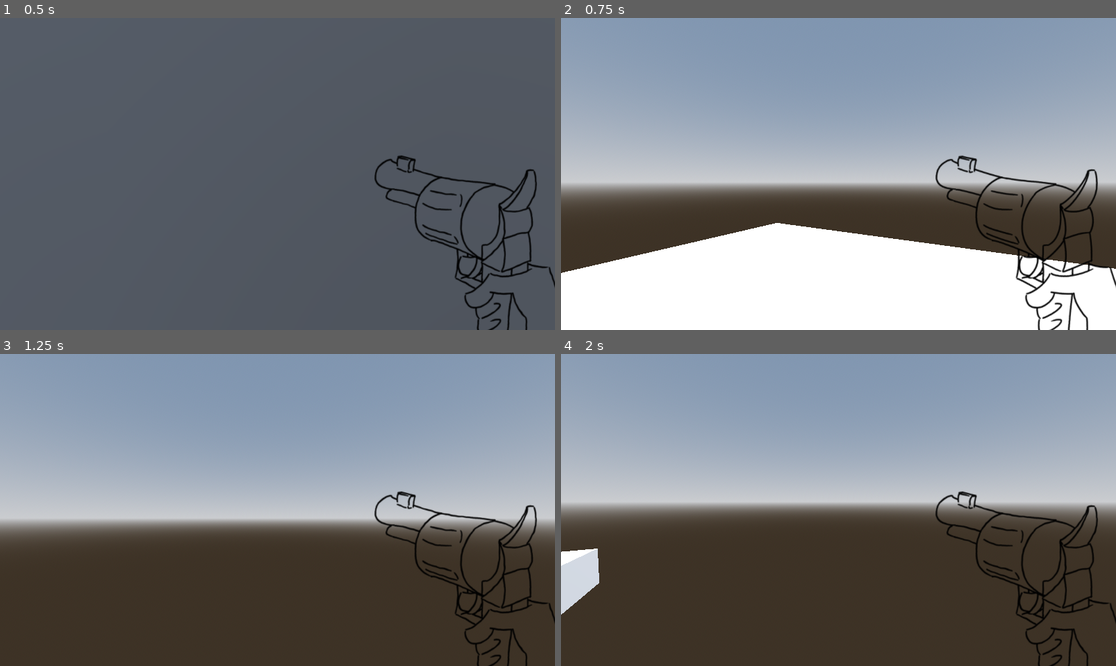
Above: before the commit, frames 1-4 (two rows, left to right).
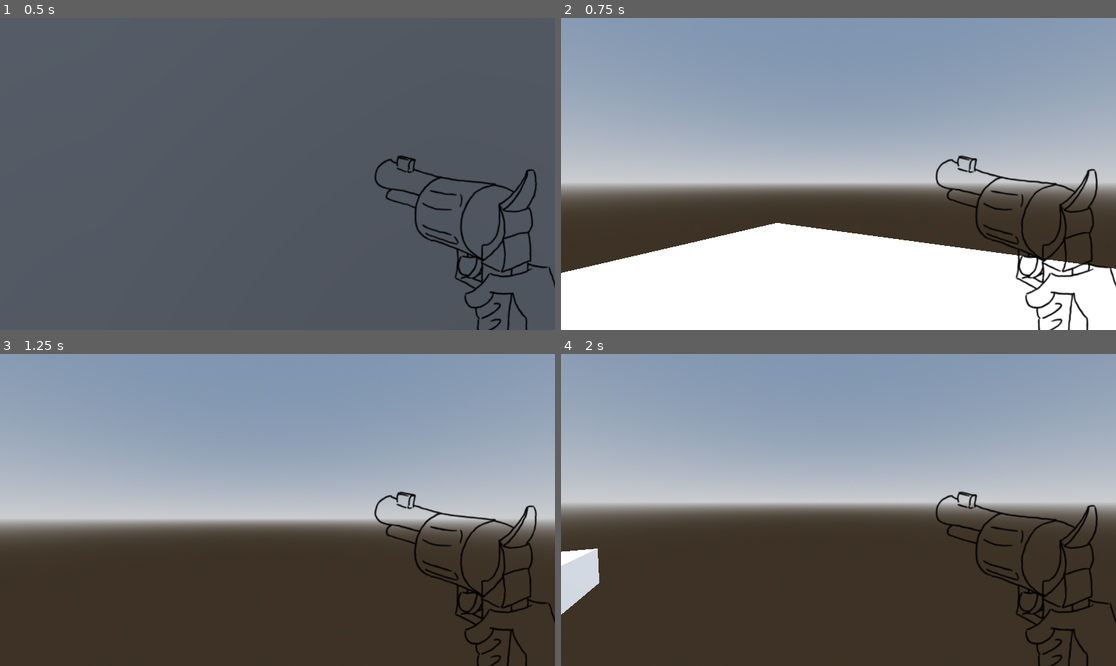
Above: after the commit, the same moments.

Repository: BootaroTC/GameJam---Gumshoe
Game: Godot game, scene res://Scene/TestScene/node_3d.tscn
Two runs of this game, one before a commit and one after it. Both use one fixed random seed, a clock stepped at 60 frames per second and the inputs below.
Inputs (mouse positions are in pixels of both pictures, inside the frame that each line leads up to):
- Up to frame 1 (0.5 s): no input
- Up to frame 2 (0.75 s): move the mouse to (866, 174) at 0.52 s; hold W (forward) from 0.53 s (still down); click (866, 174) at 0.6 s
- Up to frame 3 (1.25 s): keep holding W (forward)
- Up to frame 4 (2 s): keep holding W (forward); move the mouse to (810, 510) at 1.27 s; click (810, 510) at 1.35 s

Frame 1 is identical in both runs. In frame 2, 0.4% of the frame differs, in the area x 67-100%, y 44-100%; in frame 3, 0.2%; in frame 4, 0.1%.

Commit message:
Added ammo

Diff:
--- a/Scripts/PlayerScript/player.gd
+++ b/Scripts/PlayerScript/player.gd
@@ -3,7 +3,10 @@
 @export var SPEED = 12.5
 @export var mouse_sens:float = 0.01
 
-var crouch_val = 20
+var max_ammo = 6
+var ammo = 0
+var is_shooting  = false
+
 
 @onready var neck: Node3D = $Neck
 @onready var camera_3d: Camera3D = $Neck/Camera3D
@@ -11,12 +14,19 @@
 @onready var animated_sprite_3d: AnimatedSprite3D = $Neck/Camera3D/AnimatedSprite3D
 
 func shooting():
-	if Input.is_action_just_pressed("shoot"):
-		animated_sprite_3d.play("Shoot")
-	else: animated_sprite_3d.play("Idle")
+	if ammo > 0:
+		if Input.is_action_just_pressed("shoot"):
+			ammo -= 1
+			animated_sprite_3d.play("Shoot")
+		else: animated_sprite_3d.play("Idle")
 
-	if ray_cast_3d.is_colliding() && Input.is_action_just_pressed("shoot"):
-		ray_cast_3d.get_collider().queue_free()
+		if ray_cast_3d.is_colliding() && Input.is_action_just_pressed("shoot"):
+			ray_cast_3d.get_collider().queue_free()
+	elif ammo >= 0:
+		animated_sprite_3d.play("Idle")
+		await get_tree().create_timer(2.0).timeout
+		ammo = max_ammo
+
 
 func _ready() -> void:
 	Input.mouse_mode = Input.MOUSE_MODE_CAPTURED
@@ -47,3 +57,4 @@
 func _physics_process(delta: float) -> void:
 	shooting()
 	movement(delta)
+	print(ammo)
